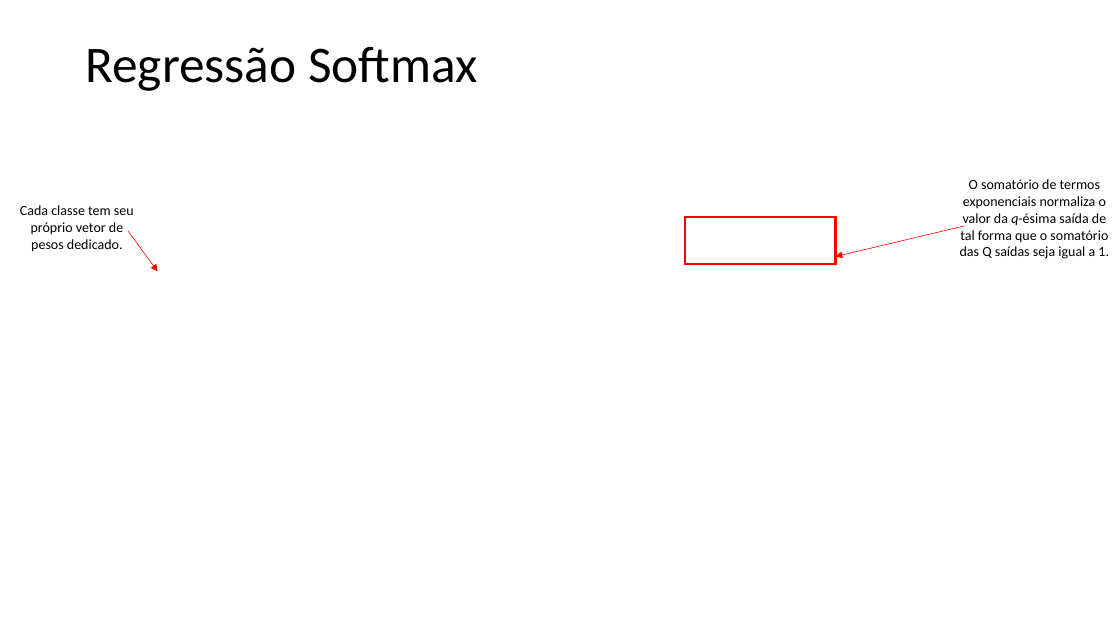
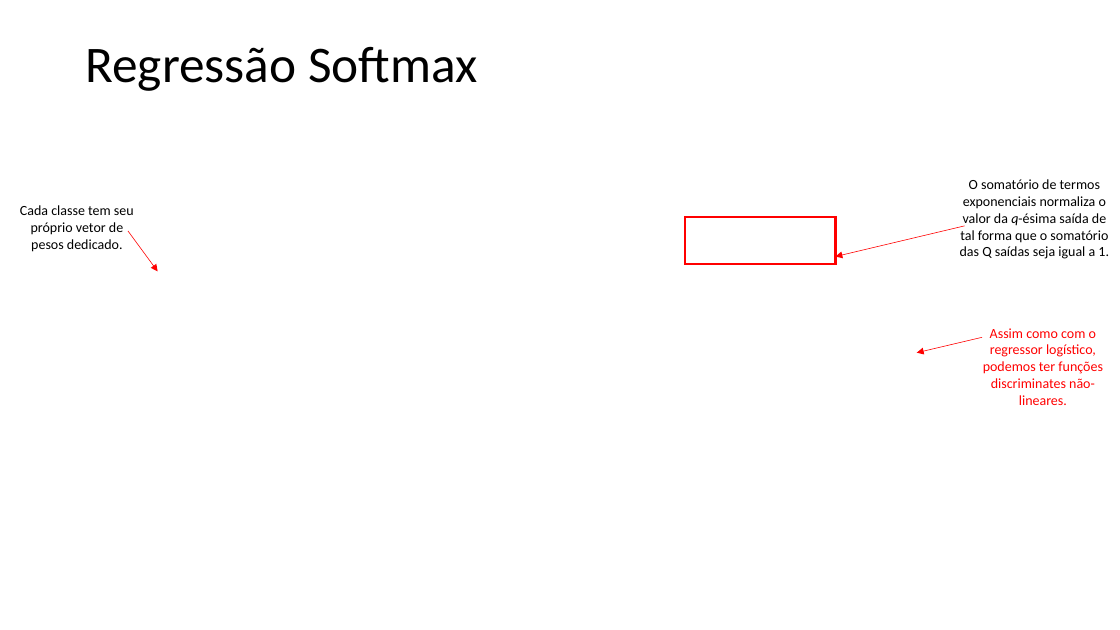
Before and after one commit to zz4fap/t320_aprendizado_de_maquina, a slide deck: slide 9 of slides/T320_Classificação (Parte IV).pptx. Drawn at 1120x630 pixels with LibreOffice and Linux fonts; fonts in the diff are those of the drawing; grey boxes stand for pictures. Boxes give left, top, right and bottom in pixels: in the first picture for what was removed or moved away, otherwise in the second. Text is boxed around its words. In the diff, an @@ line names an element or a change of style, - is before the commit and + after.

```diff
--- a/slides/T320_Classificação (Parte IV).pptx
+++ b/slides/T320_Classificação (Parte IV).pptx
@@ text added at bbox=[983, 328, 1103, 405], 12 pt, text #FF0000 @@
+Assim como com o regressor logístico, podemos ter funções discriminates não-lineares.
@@ arrow added from (982, 338) to (917, 353), #FF0000 0.5 pt @@
```
Also in this commit, not shown: 4 other slides changed, 3 other files.
